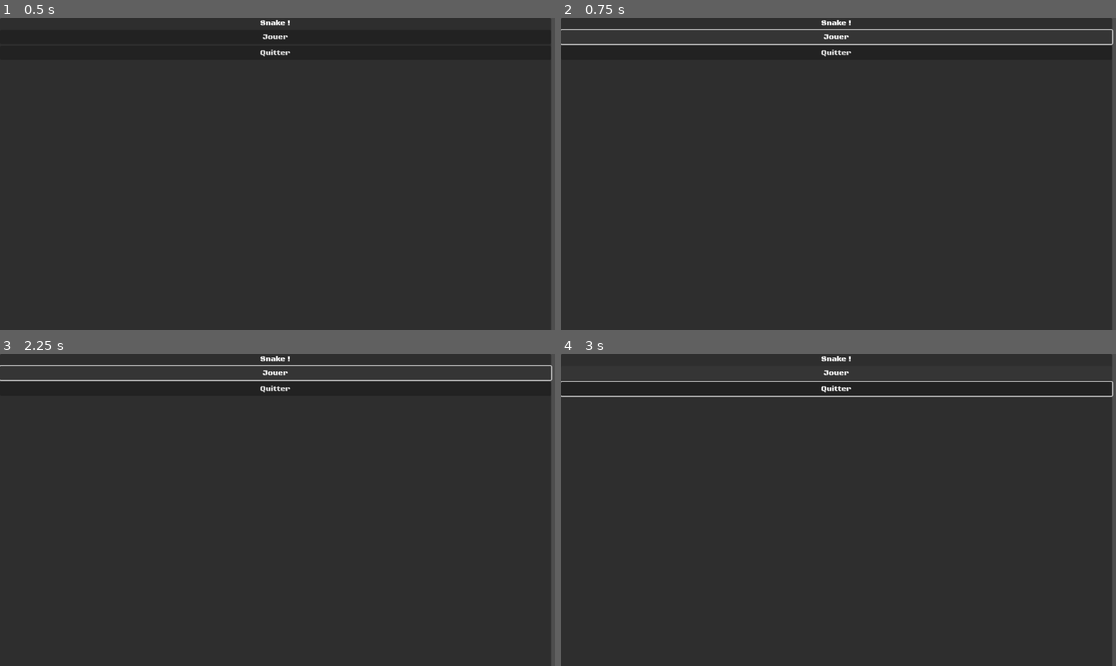
Above: before the commit, frames 1-4 (two rows, left to right).
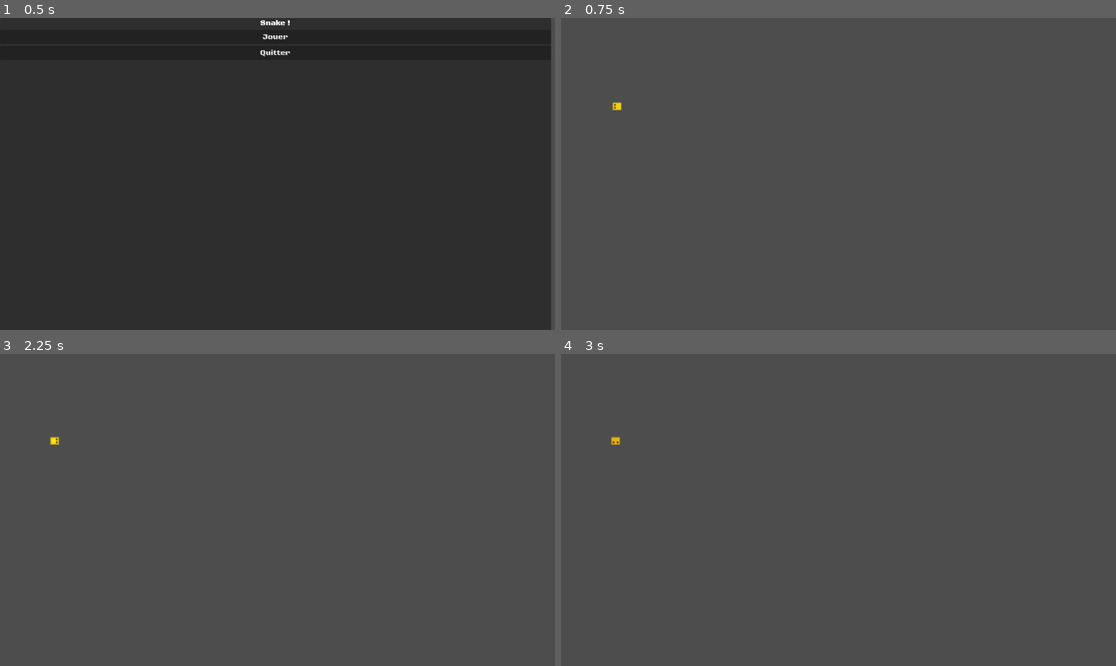
Above: after the commit, the same moments.

Repository: terenceithaque/Snake_Godot
Game: Godot game, scene res://title_screen.tscn
The game is run twice, just before and just after one commit, with the same random seed, the same clock (stepped at 60 frames per second) and the same inputs.
Inputs (mouse positions are in pixels of both pictures, inside the frame that each line leads up to):
- Up to frame 1 (0.5 s): no input
- Up to frame 2 (0.75 s): click "Jouer" at 0.5 s
- Up to frame 3 (2.25 s): click (277, 372) at 1.25 s, where only the run before the commit has a clickable "Jouer"; tap Enter at 2 s; hold Right (move_right) from 2.03 s (still down)
- Up to frame 4 (3 s): tap Space at 2.75 s; release Right (move_right) at 2.78 s; hold Down (move_down) from 2.78 s (still down)

Frame 1 is identical in both runs. In frame 2, 95% of the frame differs, in the area x 0-100%, y 0-100%; in frame 3, 95%; in frame 4, 95%.

Commit message:
Lancement de la scène du jeu quand le joueur clique sur Jouer

Diff:
--- a/title_screen.gd
+++ b/title_screen.gd
@@ -18,7 +18,9 @@
 
 
 func _on_play_button_pressed() -> void:
-	pass # Replace with function body.
+
+	# Remplacer la scène par celle du jeu
+	get_tree().change_scene_to_file("res://game.tscn")
 
 
 func _on_quit_button_pressed() -> void:
